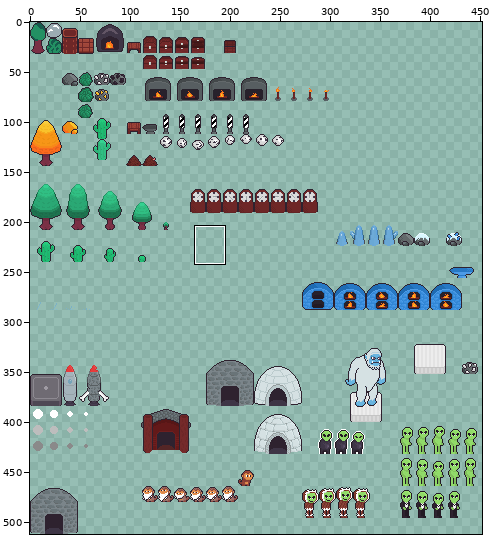
Sprite sheet -- assets/Textures/objects.png. The first picture is a wide view before the edit; the outline marks the close-up.
Close-up. Earlier state:
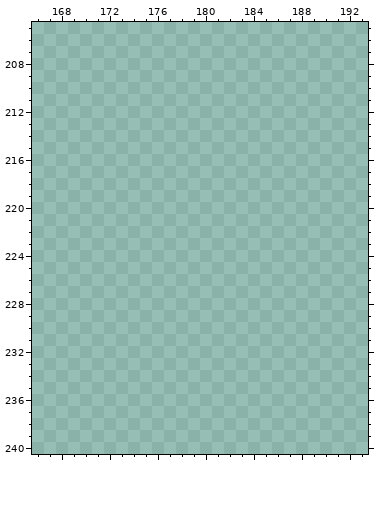
The file is 512x512 pixels. Pixels under 10% opacity are left out. Colours within 5 levels of each other are drawn and written as one. Shown: x 166..193, y 205..240. The wide view leaves out empty margins.
Palette (. is transparent): 
New version:
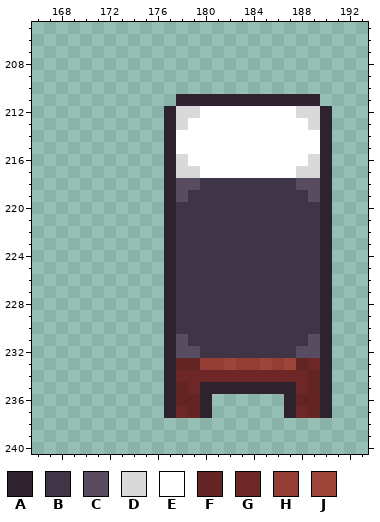
Colours new in this view: A #2e222f  B #3e3546  C #584c63  D #d9d9d9  E #ffffff  F #632424  G #6e2727  H #943d34  J #9e4539
Changes in this commit:
The edit adds colour A in row 211 at x 178 to 189; in rows 212 to 234 at x 177 and 190; in row 235 at x 177, 180 to 187 and 190; in rows 236 to 237 at x 177, 180, 187 and 190.
The edit adds colour B in row 218 at x 180 to 187; in row 219 at x 179 to 188; in rows 220 to 230 at x 178 to 189; in row 231 at x 179 to 188; in row 232 at x 180 to 187.
The edit adds colour C in row 218 at x 178 to 179 and 188 to 189; in row 219 at x 178 and 189; in row 231 at x 178 and 189; in row 232 at x 178 to 179 and 188 to 189.
The edit adds colour D in row 212 at x 178 to 179 and 188 to 189; in row 213 at x 178 and 189; in row 216 at x 178 and 189; in row 217 at x 178 to 179 and 188 to 189.
The edit adds colour E in row 212 at x 180 to 187; in row 213 at x 179 to 188; in rows 214 to 215 at x 178 to 189; in row 216 at x 179 to 188; in row 217 at x 180 to 187.
The edit adds colour F in row 233 at x 178 to 179 and 188; in row 234 at x 189; in row 235 at x 178 and 189; in row 236 at x 178 to 179 and 188 to 189; in row 237 at x 179 and 189.
The edit adds colour G in row 233 at x 189; in row 234 at x 178 to 188; in row 235 at x 179 and 188; in row 237 at x 178 and 188.
The edit adds colour H in row 233 at x 180 to 181, 183 to 184 and 186.
The edit adds colour J in row 233 at x 182, 185 and 187.
Where, in picture pixels (left, top, right, bottom), the same in both close-ups:
added: (164, 94, 332, 418)
